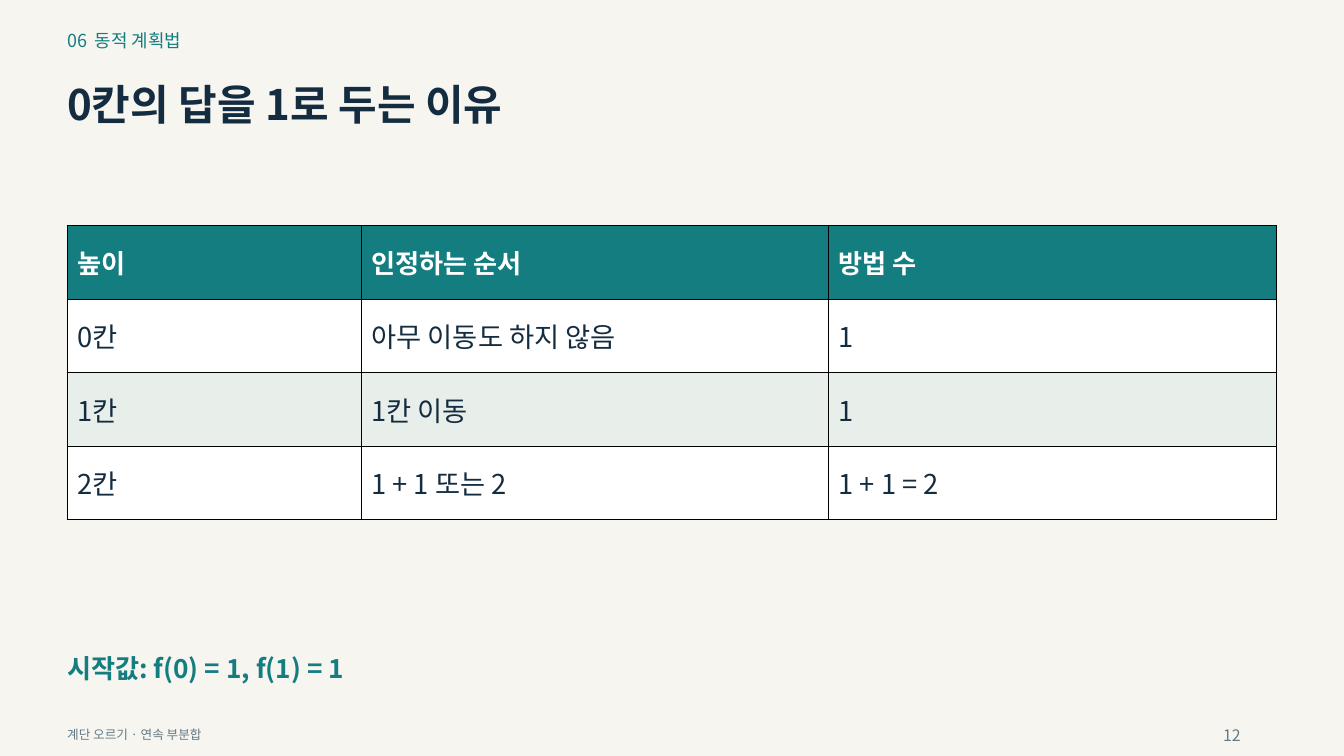
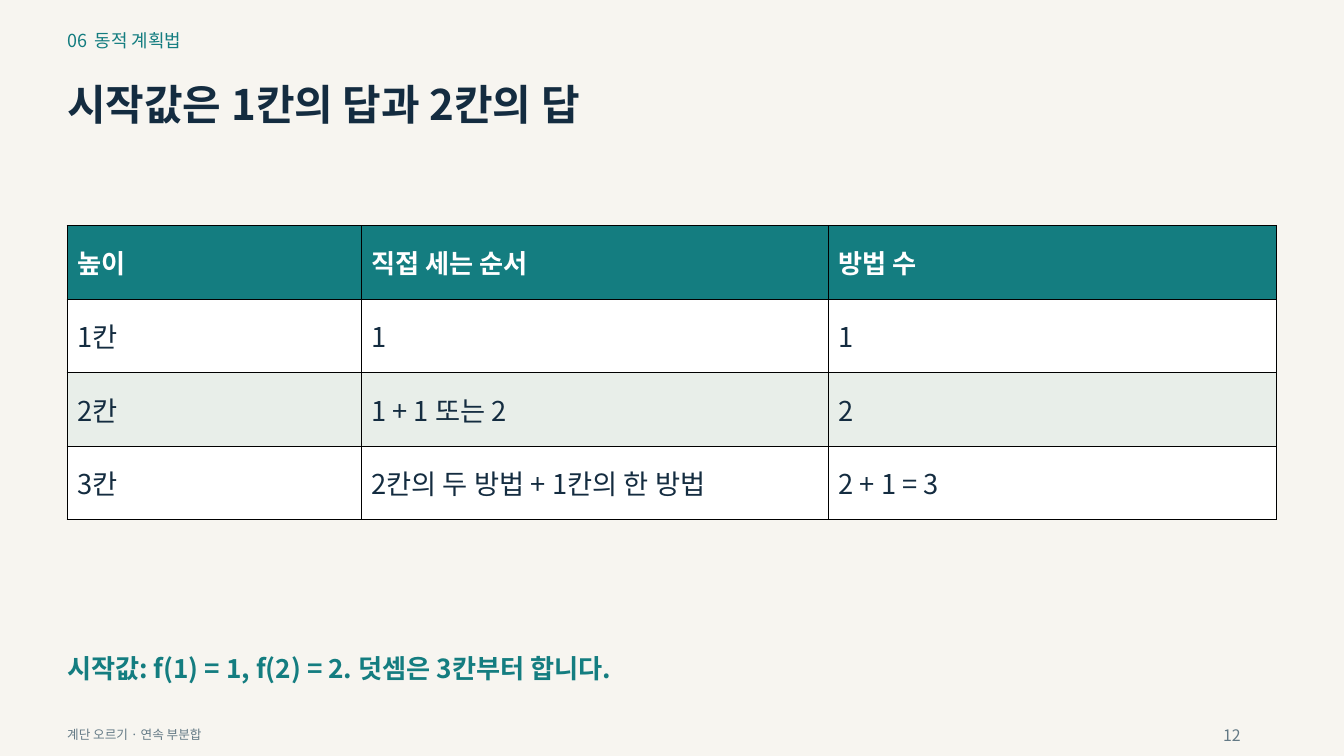
Before and after one commit to Sangdon-Park/Sangdon-Park.github.io, a slide deck: slide 12 of data/알고리즘/6장_동적_계획법.pptx. Drawn at 1344x756 pixels with LibreOffice and Linux fonts; fonts in the diff are those of the drawing. Boxes give left, top, right and bottom in pixels: in the first picture for what was removed or moved away, otherwise in the second. Text is boxed around its words. In the diff, an @@ line names an element or a change of style, - is before the commit and + after.

```diff
--- a/data/알고리즘/6장_동적_계획법.pptx
+++ b/data/알고리즘/6장_동적_계획법.pptx
@@ text at box(67, 84, 580, 124): text changed @@
-0칸의 답을 1로 두는 이유
+시작값은 1칸의 답과 2칸의 답
@@ table at box(68, 226, 1278, 520) @@
-row 1, column 2: 인정하는 순서
+row 1, column 2: 직접 세는 순서
-row 2, column 1: 0칸
+row 2, column 1: 1칸
-row 2, column 2: 아무 이동도 하지 않음
+row 2, column 2: 1
-row 3: 1칸 | 1칸 이동 | 1
+row 3: 2칸 | 1 + 1 또는 2 | 2
-row 4: 2칸 | 1 + 1 또는 2 | 1 + 1 = 2
+row 4: 3칸 | 2칸의 두 방법 + 1칸의 한 방법 | 2 + 1 = 3
@@ text at box(67, 656, 612, 684): text changed @@
-시작값: f(0) = 1, f(1) = 1
+시작값: f(1) = 1, f(2) = 2. 덧셈은 3칸부터 합니다.
```
Also in this commit, not shown: 24 other slides changed, 19 other files.
